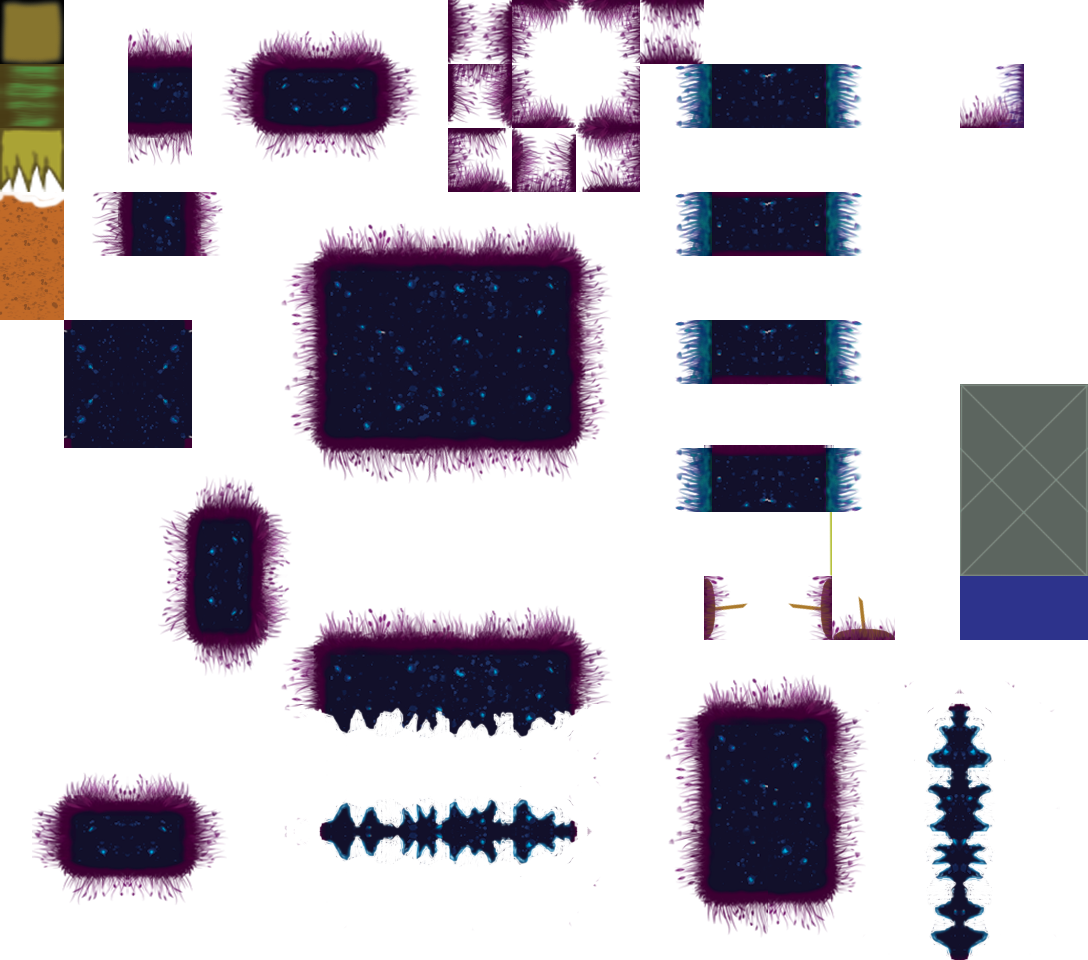
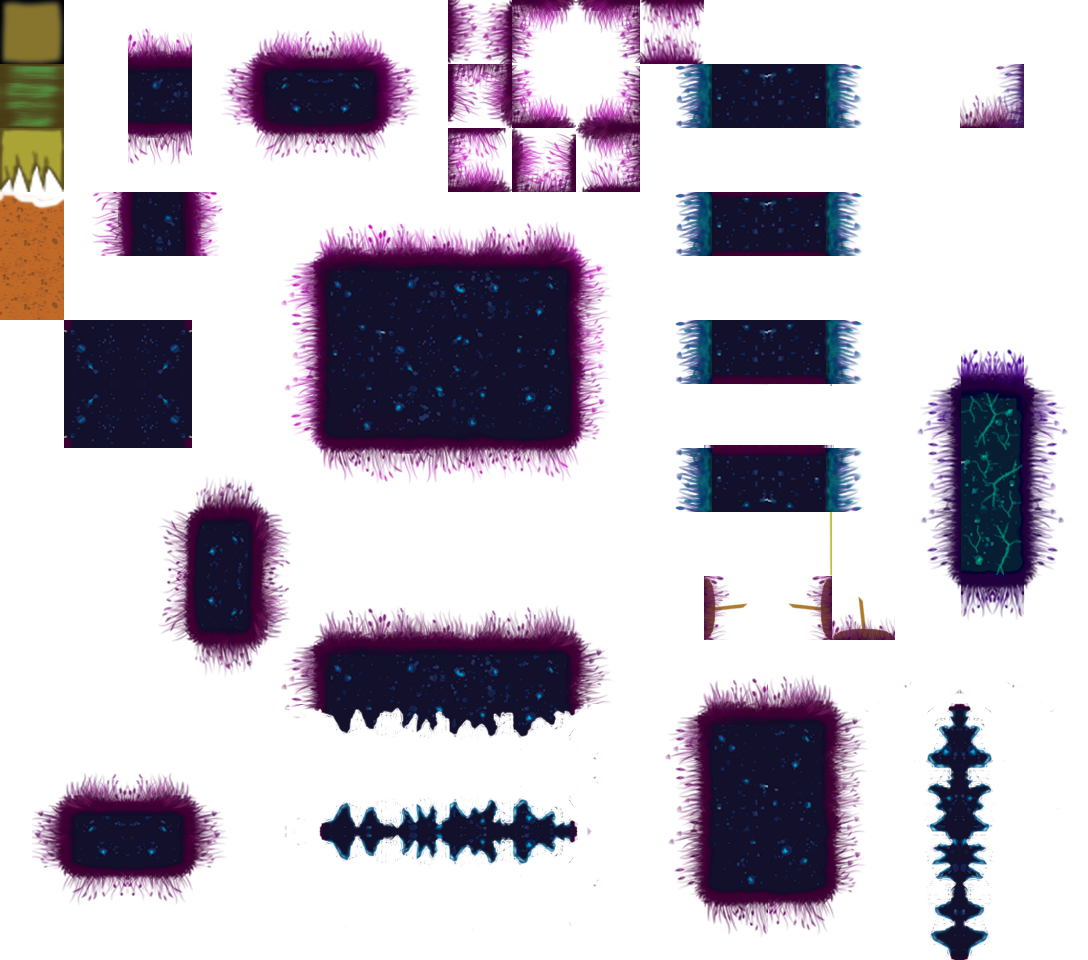
Two versions of the same layered image (1088px x 960px). Layer-by-layer changes:
removed layer "Calque 13" over 640, 0, 704, 64
removed layer "Calque 9" over 448, 0, 512, 60
added layer "Teinte/Saturation 3" (1st of 2) above "Teinte/Saturation 3" over 961, 349, 1069, 621
added layer "Teinte/Saturation 3" (2nd of 2) above "Calque 15" over 916, 349, 1024, 621
renamed "Calque 6" to "Calque 21", moved it above "Calque 1", painted on it over 92, 0, 704, 483
removed layer "Calque 5" over 582, 136, 640, 192
painted on "Calque 1" over 448, 0, 1088, 640
